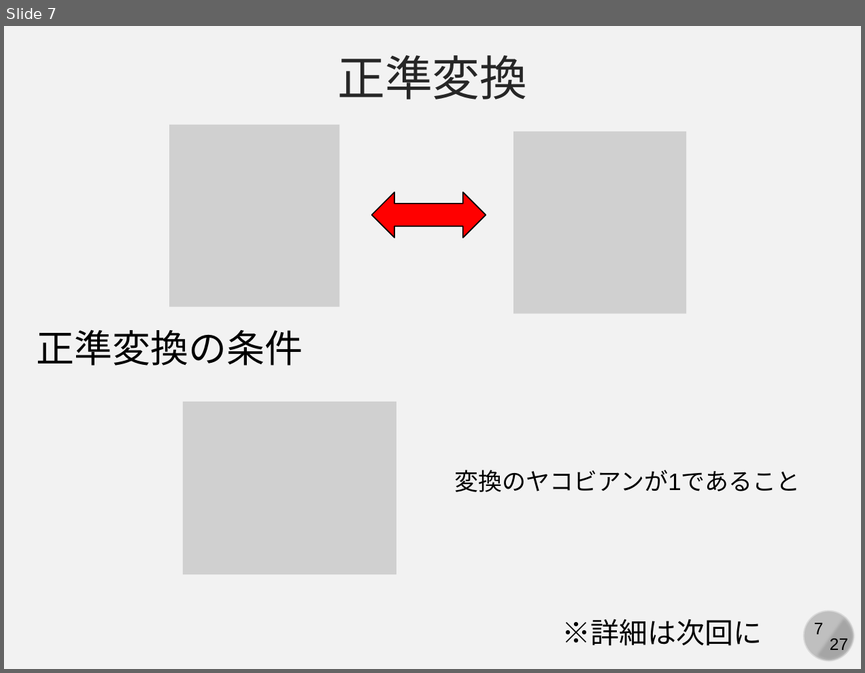
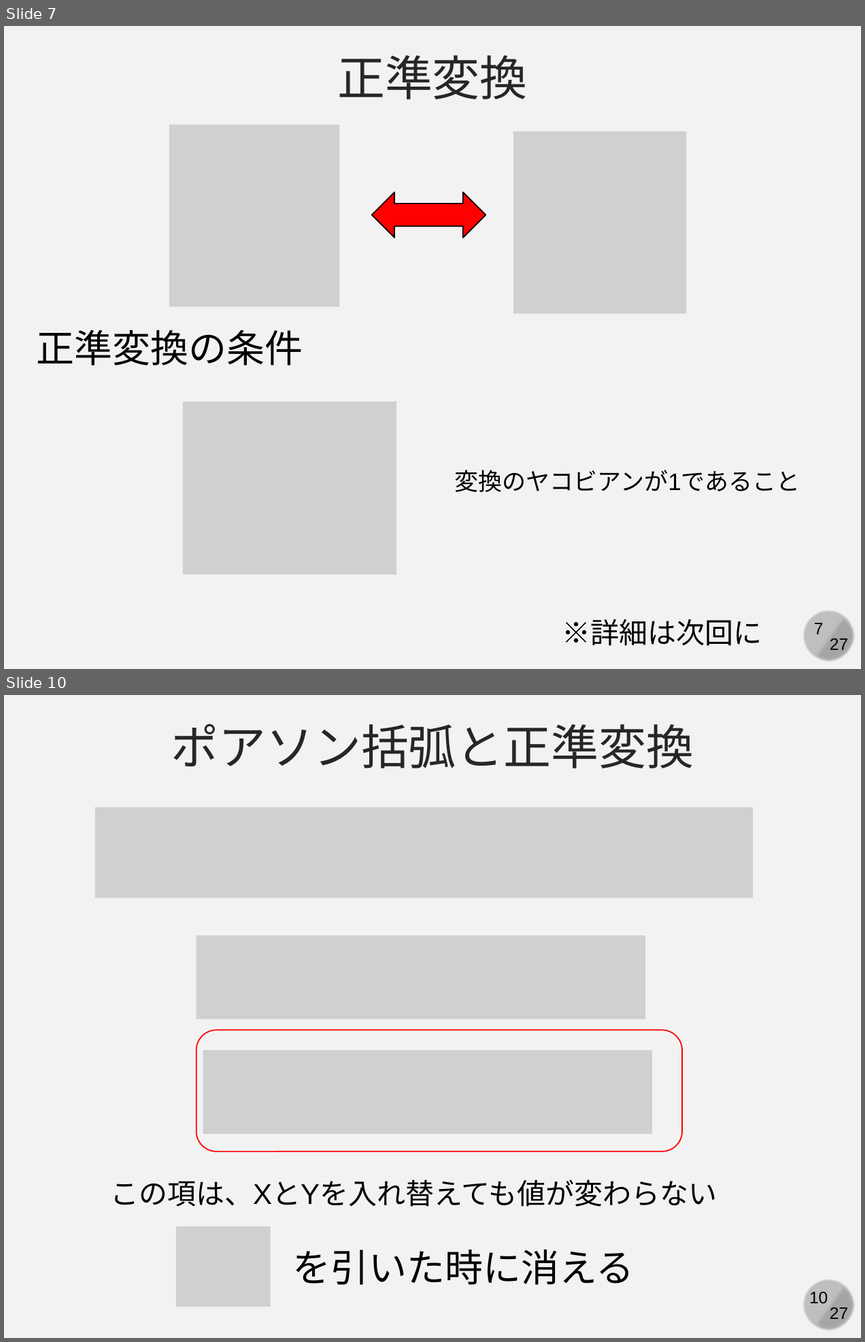
Before and after one commit to kaityo256/classical_mechanics, a slide deck: poisson/fig/slide.pptx. Shown one above the other, each under a label of ours: slide 7 before the commit, slides 7 and 10 after it; the slides between them are not shown. The pictures are 865x673 and 865x1342 pixels, drawn with LibreOffice and Linux fonts; fonts in the diff are those of the drawing; grey boxes stand for pictures. Boxes give left, top, right and bottom in pixels: in the first picture for what was removed or moved away, otherwise in the second. Text is boxed around its words. In the diff, an @@ line names an element or a change of style, - is before the commit and + after.

```diff
--- a/poisson/fig/slide.pptx
+++ b/poisson/fig/slide.pptx
@@ slide 10 added at bbox=[4, 695, 861, 1338], background #F2F2F2; not listed: 4 template elements that a slide beside it also shows @@
@@ text added at bbox=[171, 724, 694, 768], 40 pt, text #262626 @@
+ポアソン括弧と正準変換
@@ picture added at bbox=[95, 807, 752, 898] @@
@@ picture added at bbox=[196, 936, 645, 1020] @@
@@ rounded rectangle added at bbox=[196, 1030, 682, 1152], outline #FF0000 1 pt @@
@@ picture added at bbox=[203, 1050, 652, 1134] @@
@@ text added at bbox=[110, 1179, 717, 1206], 24 pt, text #000000 @@
+この項は、XとYを入れ替えても値が変わらない
@@ picture added at bbox=[176, 1226, 271, 1307] @@
@@ text added at bbox=[292, 1249, 634, 1285], 32 pt, text #000000 @@
+を引いた時に消える
```
Also in this commit, not shown: 2 slides changed, 3 other slides added.
